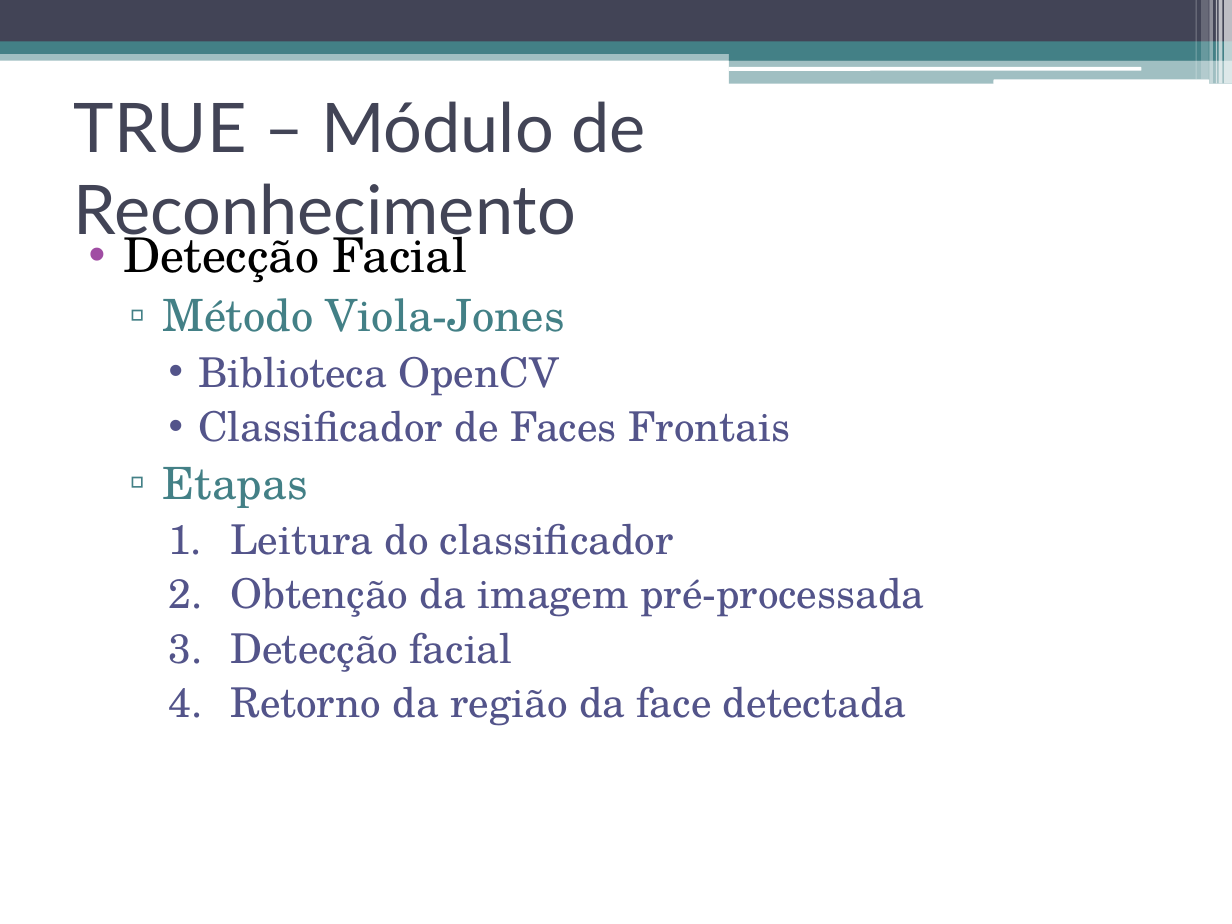
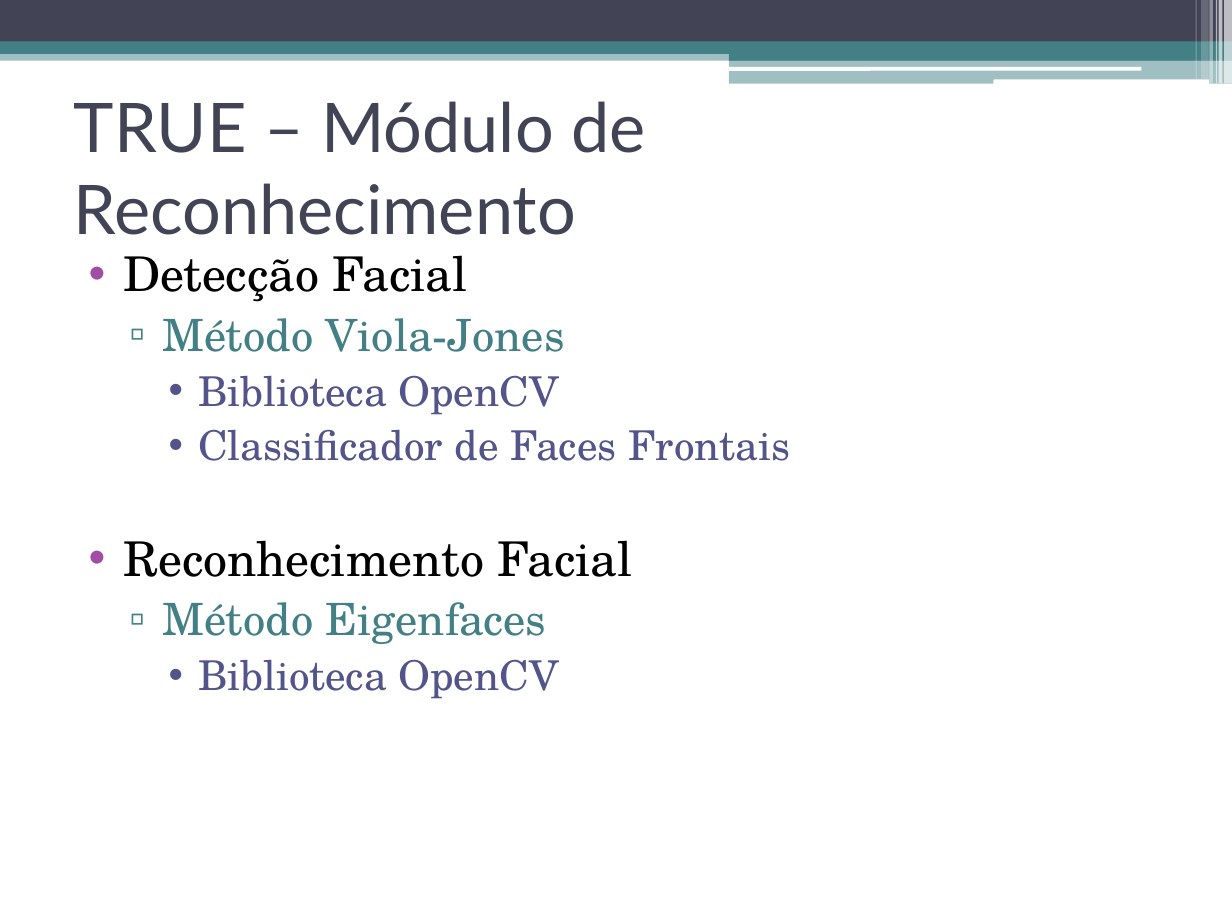
Before and after one commit to talesporto/Artigo-TRUE-SBCUP, a slide deck: slide 21 of apresentacao/ApresentacaoSBCUP.pptx. Drawn at 1232x924 pixels with LibreOffice and Linux fonts; fonts in the diff are those of the drawing. Boxes give left, top, right and bottom in pixels: in the first picture for what was removed or moved away, otherwise in the second. Text is boxed around its words. In the diff, an @@ line names an element or a change of style, - is before the commit and + after.

```diff
--- a/apresentacao/ApresentacaoSBCUP.pptx
+++ b/apresentacao/ApresentacaoSBCUP.pptx
@@ text "Detecção Facial": place and size @@
-text "Detecção Facial" at [123,225,924,726]
+text "Detecção Facial" at [123,255,791,699]
@@ text at [123,540,633,699]: text changed; size 24 to 28 pt; text colour #53548A to #000000 @@
-  ▫ Etapas
-    1. Leitura do classificador
-    2. Obtenção da imagem pré-processada
-    3. Detecção facial
-    4. Retorno da região da face detectada
+• Reconhecimento Facial
+  ▫ Método Eigenfaces
+    • Biblioteca OpenCV
```
Also in this commit, not shown: 3 other slides changed, 1 slide removed.
